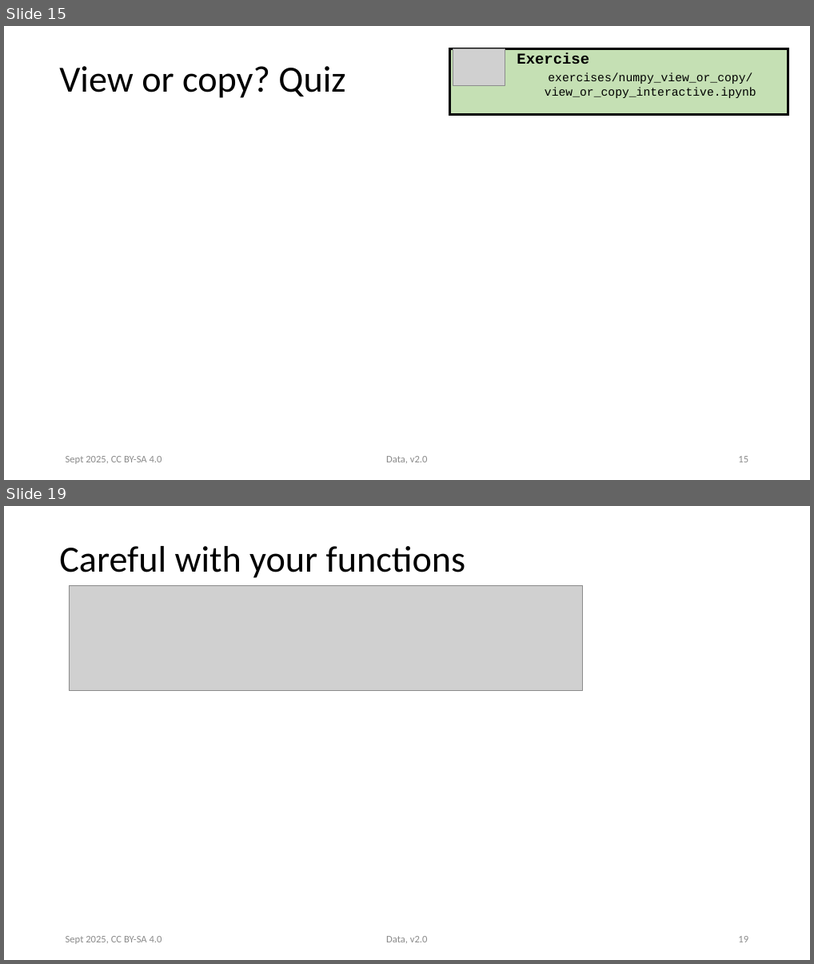
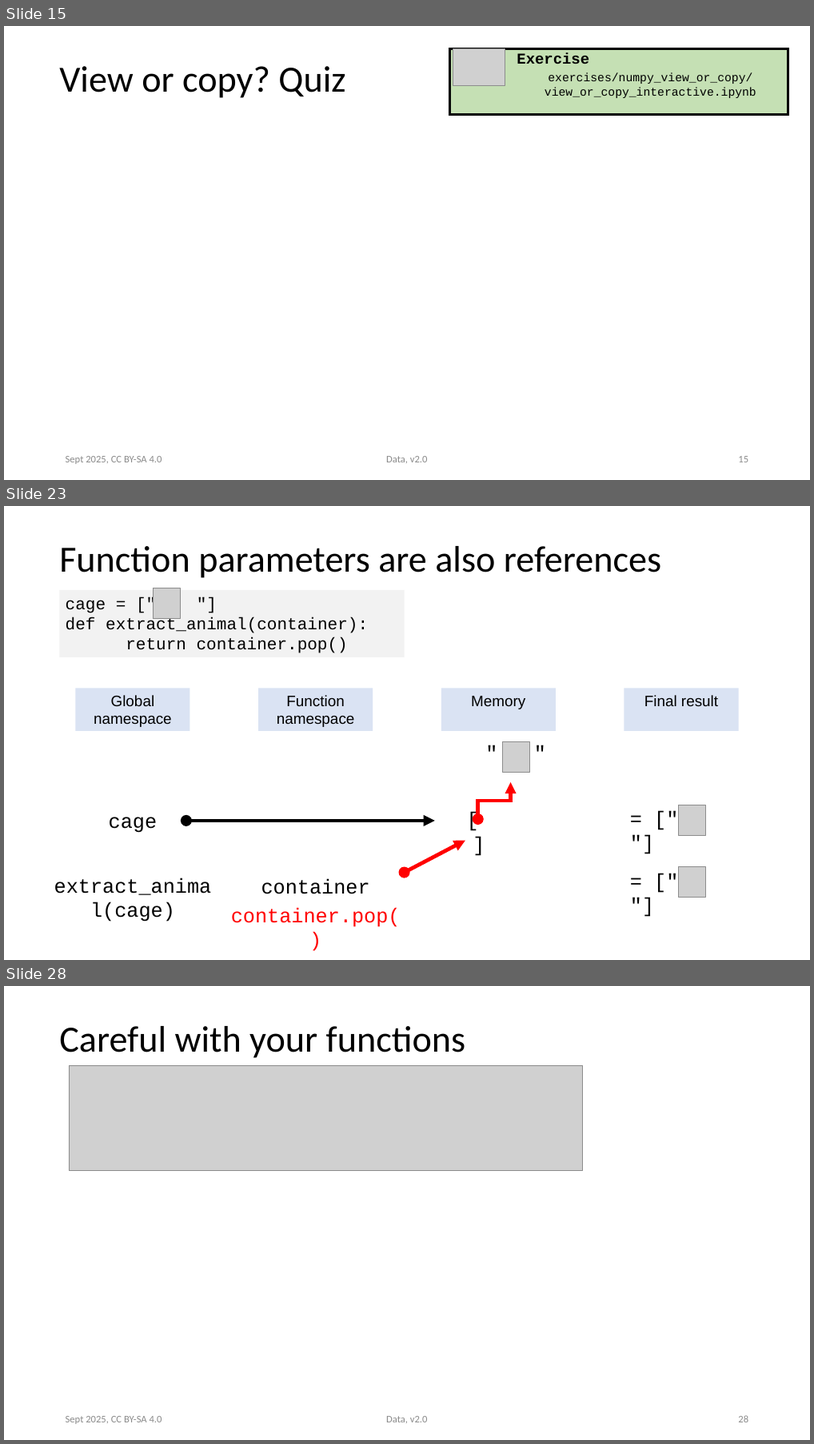
Before and after one commit to ASPP/data_class, a slide deck: numpy.pptx. Shown one above the other, each under a label of ours: slides 15 and 19 before the commit, slides 15, 23 and 28 after it; the slides between them are not shown. The pictures are 814x964 and 814x1444 pixels, drawn with LibreOffice and Linux fonts; fonts in the diff are those of the drawing; grey boxes stand for pictures. Boxes give left, top, right and bottom in pixels: in the first picture for what was removed or moved away, otherwise in the second. Text is boxed around its words. In the diff, an @@ line names an element or a change of style, - is before the commit and + after.

Commit message:
Proposal for slides on assignment by reference

```diff
--- a/numpy.pptx
+++ b/numpy.pptx
@@ slide 23 added at [4, 506, 810, 960], background #FFFFFF @@
@@ title added at [59, 546, 662, 578], 44 pt, text #000000 @@
+Function parameters are also references
@@ rectangle added at [60, 590, 405, 657], fill #F2F2F2, 20 pt, text #000000 @@
+cage = [" "]
+def extract_animal(container):
+return container.pop()
@@ picture added at [153, 588, 180, 619] @@
@@ rectangle added at [75, 688, 190, 731], fill #DAE3F3, 18 pt, text #000000 @@
+Global namespace
@@ rectangle added at [258, 688, 373, 731], fill #DAE3F3, 18 pt, text #000000 @@
+Function namespace
@@ rectangle added at [442, 688, 556, 731], fill #DAE3F3, 18 pt, text #000000 @@
+Memory
@@ rectangle added at [625, 688, 739, 731], fill #DAE3F3, 18 pt, text #000000 @@
+Final result
@@ text added at [477, 737, 556, 768], 24 pt, text #000000 @@
+" "
@@ picture added at [503, 741, 530, 772] @@
@@ elbow double arrow added from (478, 819) to (511, 782), #FF0000 4.5 pt @@
@@ text added at [109, 816, 158, 832], 24 pt, text #000000 @@
+cage
@@ text added at [450, 804, 508, 834], 24 pt, text #000000 @@
+[ ]
@@ text added at [625, 803, 738, 832], 24 pt, text #000000 @@
+= [" "]
@@ picture added at [679, 805, 706, 835] @@
@@ double arrow added from (186, 820) to (435, 820), #000000 4.5 pt @@
@@ double arrow added from (405, 872) to (466, 840), #FF0000 4.5 pt @@
@@ text added at [625, 864, 738, 895], 24 pt, text #000000 @@
+= [" "]
@@ text added at [54, 877, 212, 921], 24 pt, text #000000 @@
+extract_animal(cage)
@@ text added at [262, 879, 370, 894], 24 pt, text #000000 @@
+container
@@ picture added at [679, 867, 706, 896] @@
@@ text added at [231, 907, 401, 927], 24 pt, text #FF0000 @@
+container.pop()
@@ what was slide 19 is now slide 28 @@
@@ page number at [738, 1415, 749, 1422]: text changed @@
-19
+28
```
Also in this commit, not shown: 4 slides changed, 8 other slides added.
